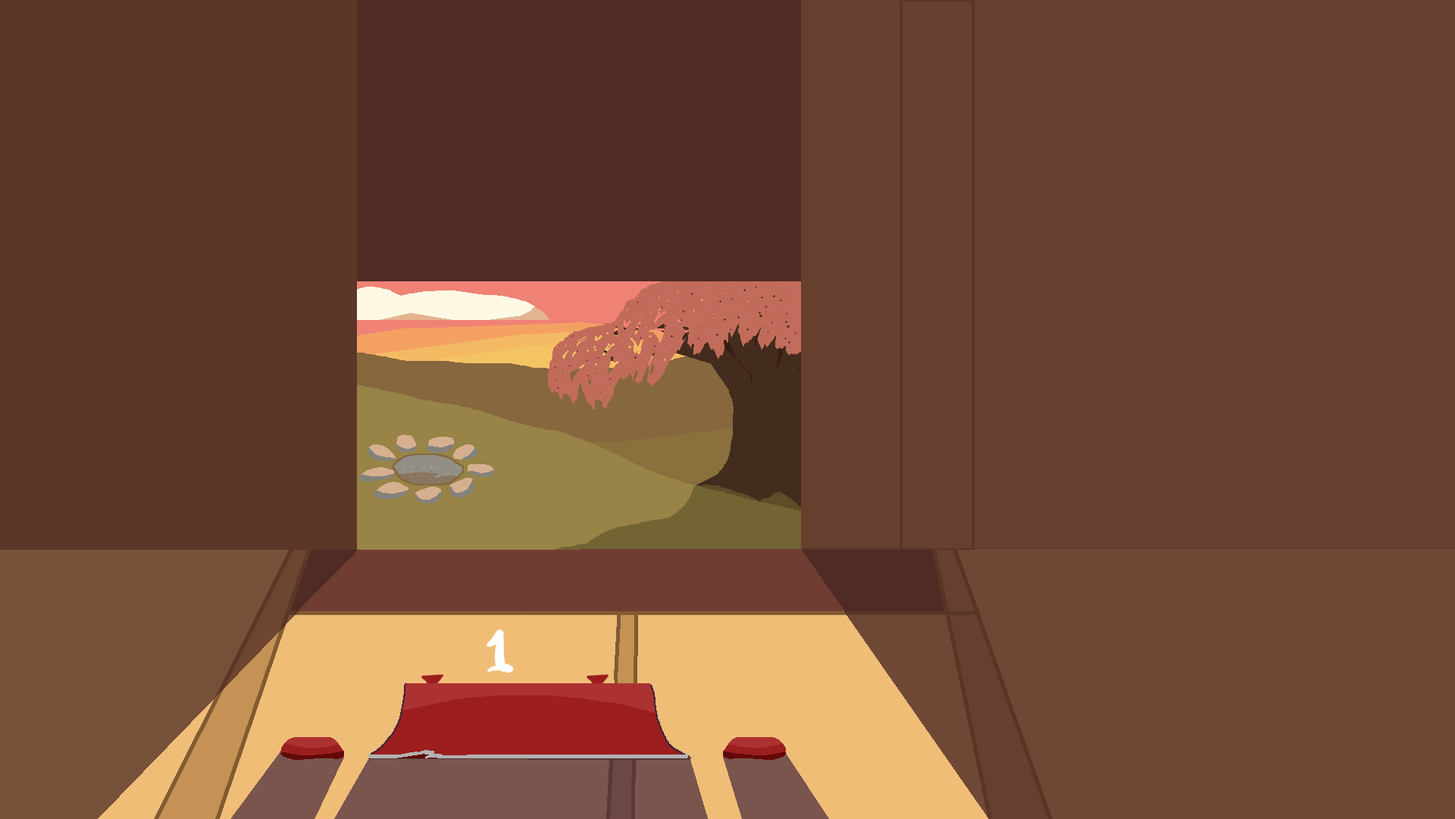
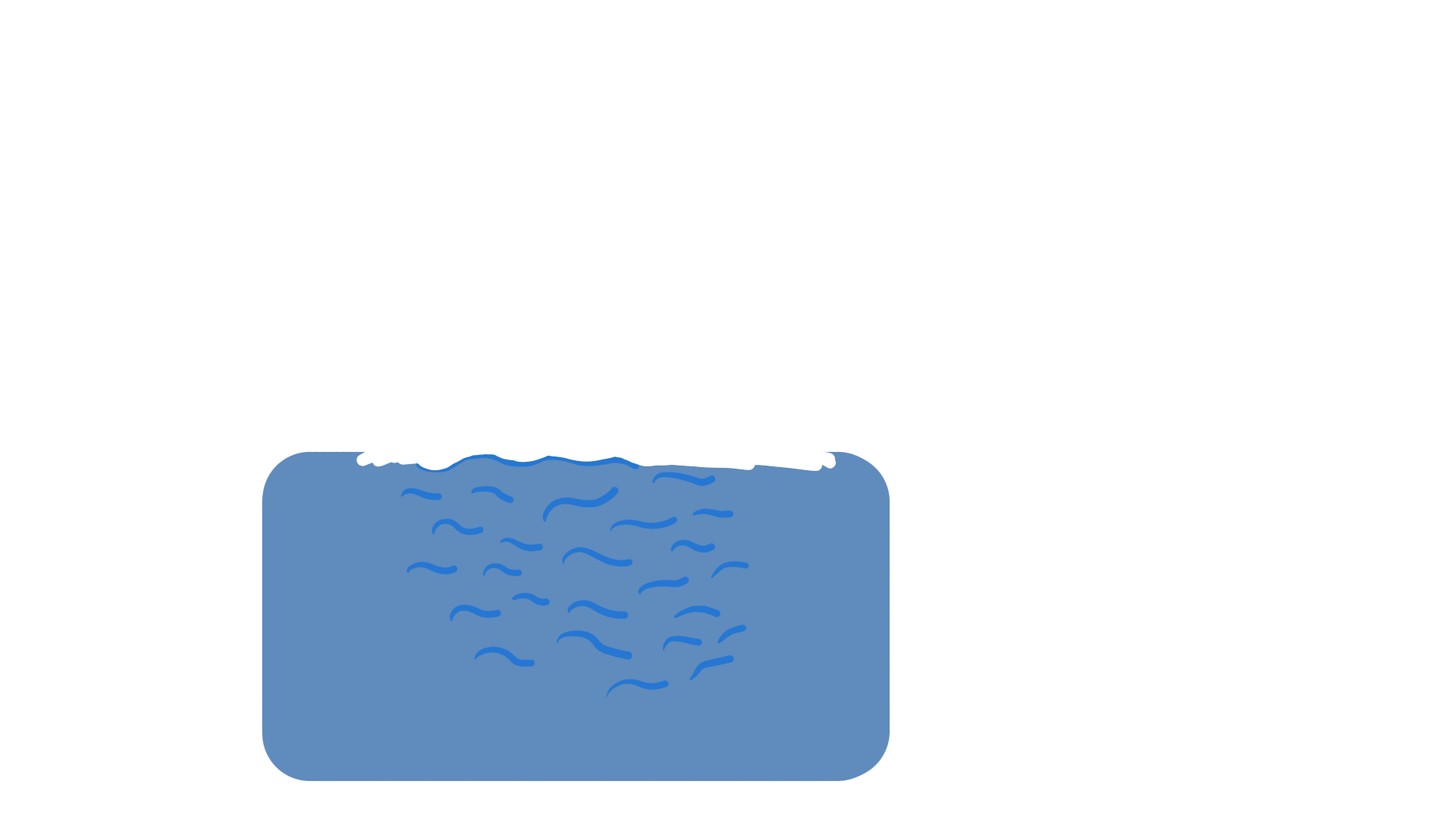
Two versions of the same layered image (w=1455, h=819). Layer-by-layer changes:
showed "Sake", painted on it over (x1=241, y1=422, x2=969, y2=819)
hid "NumberOne", painted on it over (x1=411, y1=499, x2=606, y2=743)
hid "Timer Screen" over (x1=0, y1=0, x2=1455, y2=819)
